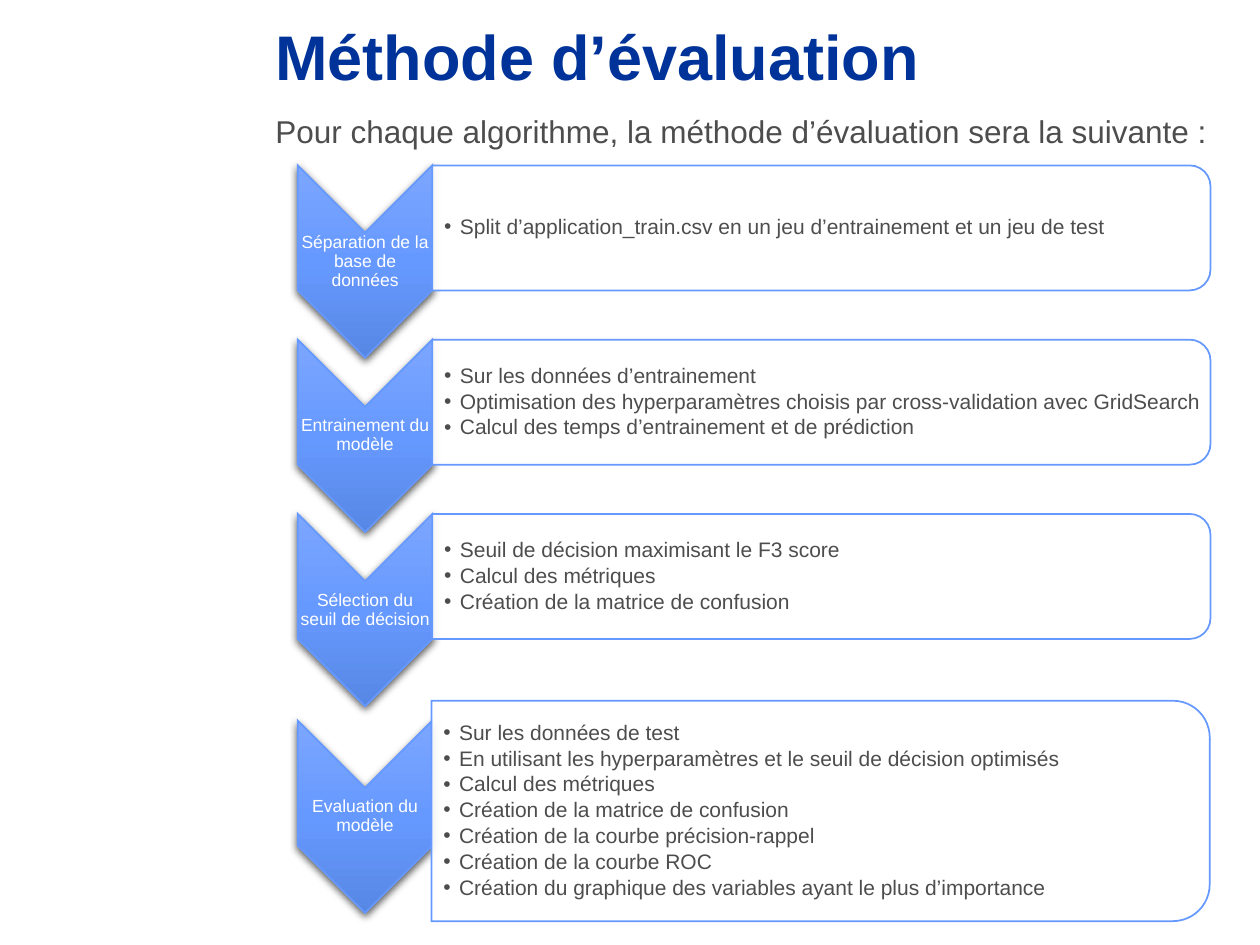
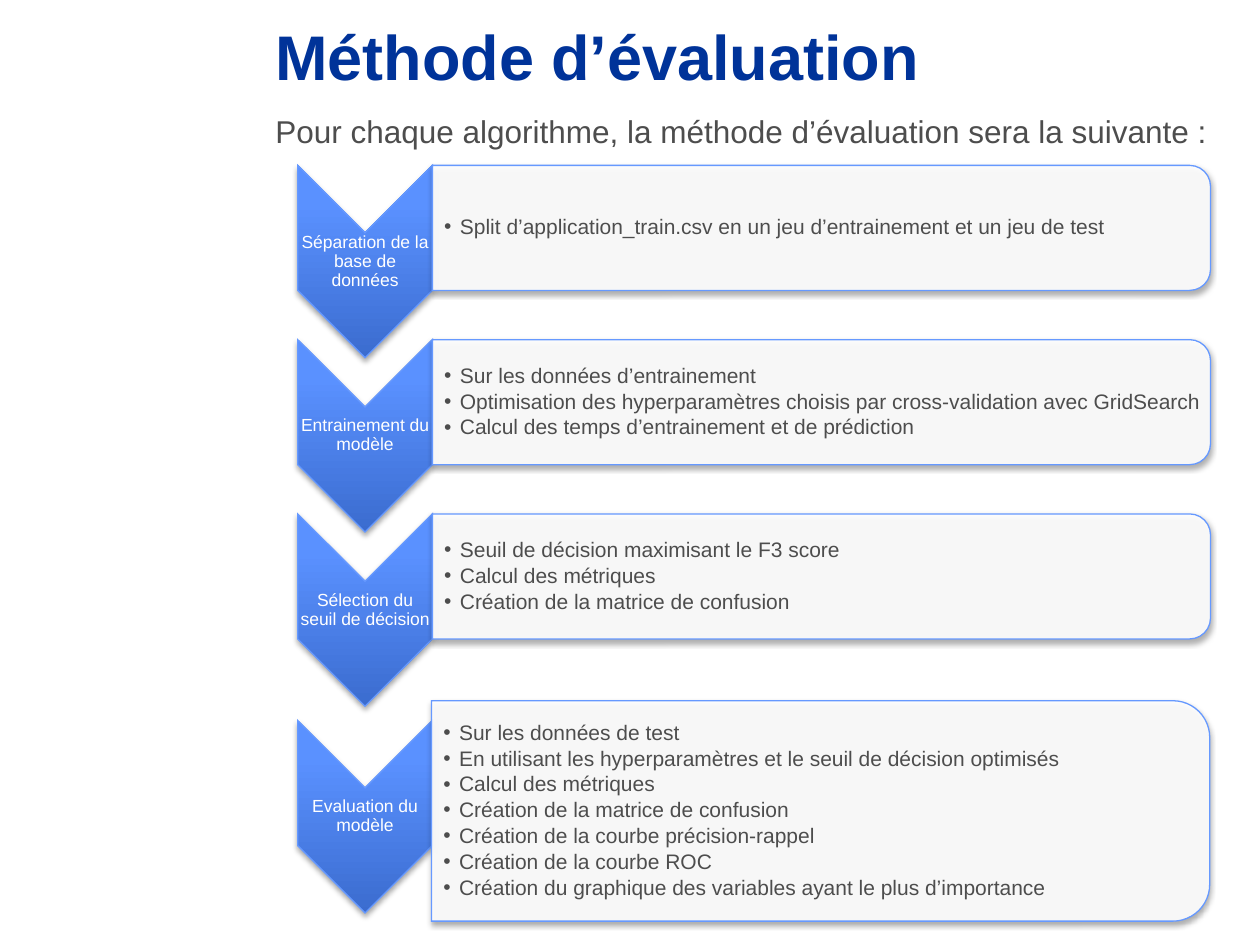
Before and after one commit to CelineLesur/OCR_IAEngineer_Projet4, a slide deck: slide 10 of LESUR_Céline_2_presentation_21062024_P4.pptx. Drawn at 1260x945 pixels with LibreOffice and Linux fonts; fonts in the diff are those of the drawing; background and template pictures are left out. Boxes give left, top, right and bottom in pixels: in the first picture for what was removed or moved away, otherwise in the second. Text is boxed around its words. In the diff, an @@ line names an element or a change of style, - is before the commit and + after.

```diff
--- a/LESUR_Céline_2_presentation_21062024_P4.pptx
+++ b/LESUR_Céline_2_presentation_21062024_P4.pptx
@@ outline #6699FF 1 pt to #6699FF 0.75 pt; shadow on in 4 elements at (x1=432, y1=166, x2=1210, y2=290), (x1=432, y1=340, x2=1210, y2=464), (x1=432, y1=515, x2=1210, y2=639), (x1=432, y1=701, x2=1210, y2=922) @@
@@ fill gradient #7DA6FF to #6699FF to #5887E5 to gradient #3B6CCF to #5B92FF to #5D93FF; outline #6699FF 1 pt to #6699FF 0.75 pt; shadow changed in 4 elements at (x1=297, y1=165, x2=432, y2=358), (x1=297, y1=339, x2=432, y2=532), (x1=297, y1=514, x2=432, y2=707), (x1=297, y1=721, x2=432, y2=914) @@
```
Also in this commit, not shown: 13 other slides changed, 1 slide added, 1 slide removed.
